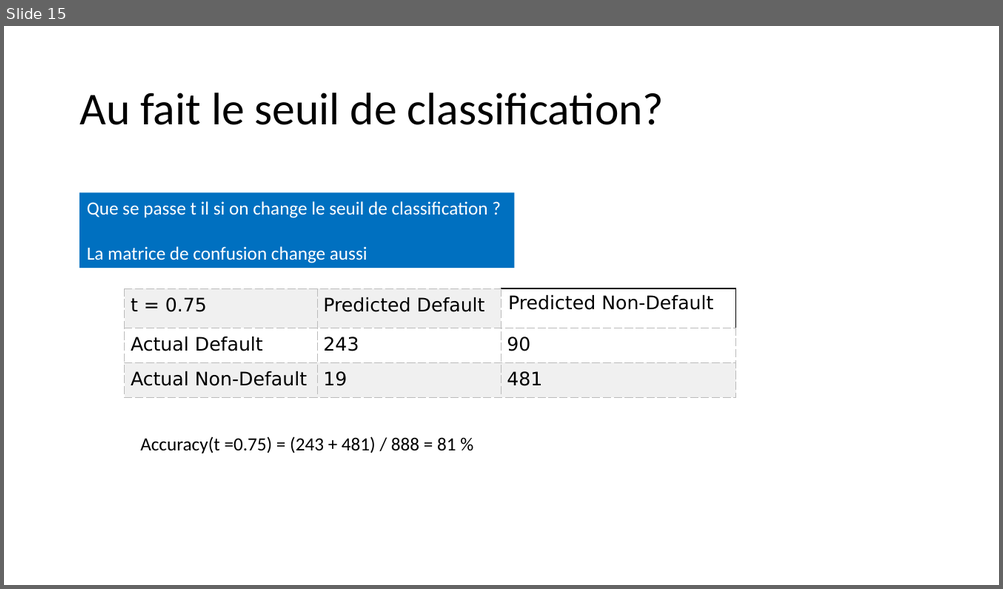
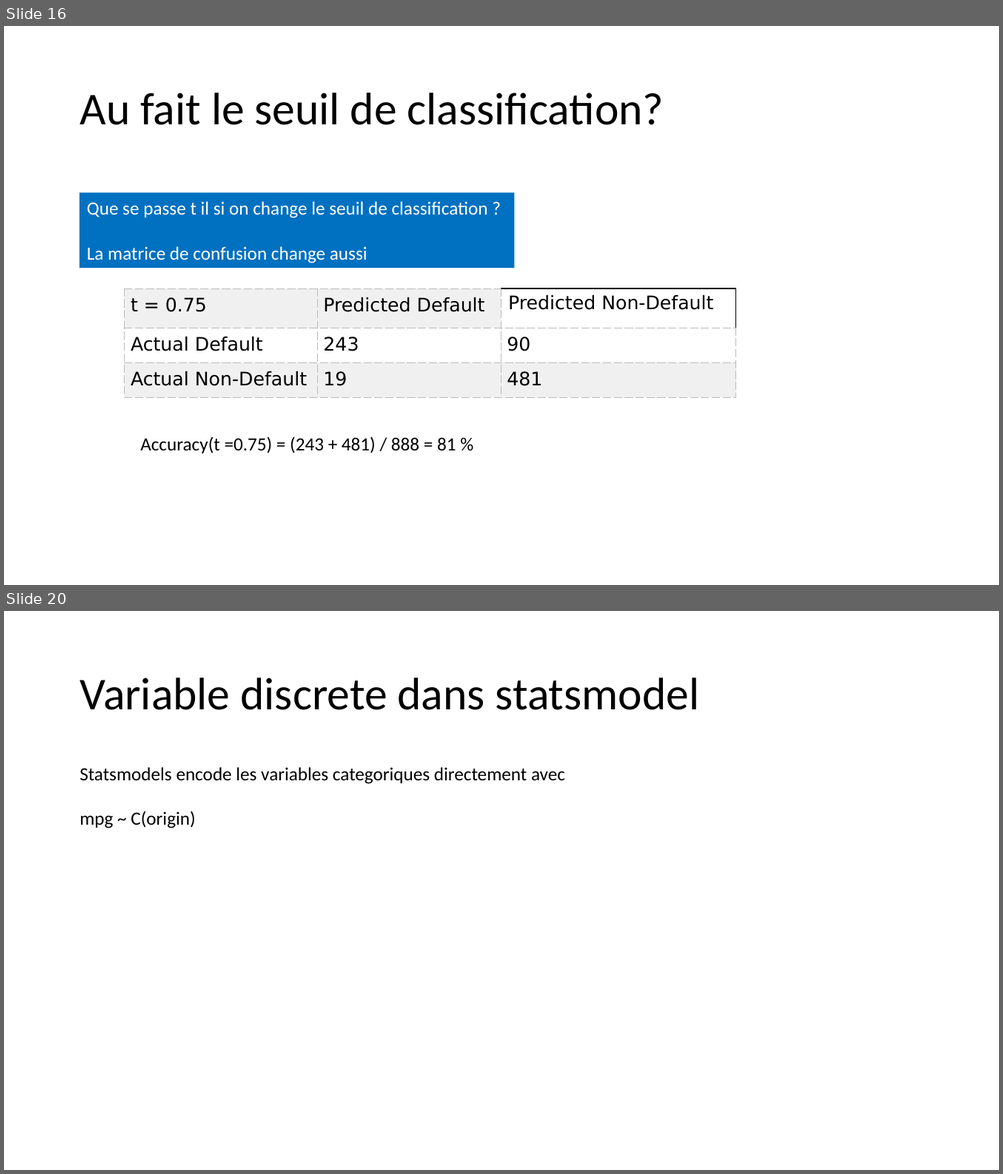
Before and after one commit to alexisperrier/XEmines_DataScience_2020, a slide deck: slides/XEM20_S1D4_Logistic_regression.pptx. Shown one above the other, each under a label of ours: slide 15 before the commit, slides 16 and 20 after it; the slides between them are not shown. The pictures are 1003x589 and 1003x1174 pixels, drawn with LibreOffice and Linux fonts; fonts in the diff are those of the drawing. Boxes give left, top, right and bottom in pixels: in the first picture for what was removed or moved away, otherwise in the second. Text is boxed around its words. In the diff, an @@ line names an element or a change of style, - is before the commit and + after.

```diff
--- a/slides/XEM20_S1D4_Logistic_regression.pptx
+++ b/slides/XEM20_S1D4_Logistic_regression.pptx
@@ slide 20 added at <box>4,611,999,1170</box>, background #FFFFFF @@
@@ title added at <box>79,678,700,710</box>, 44 pt, text #000000 @@
+Variable discrete dans statsmodel
@@ text added at <box>79,767,565,829</box>, 18 pt, text #000000 @@
+Statsmodels encode les variables categoriques directement avec
+mpg ~ C(origin)
@@ what was slide 15 is now slide 16 @@
```
Also in this commit, not shown: 8 other slides added, 1 slide removed, 3 other files.
